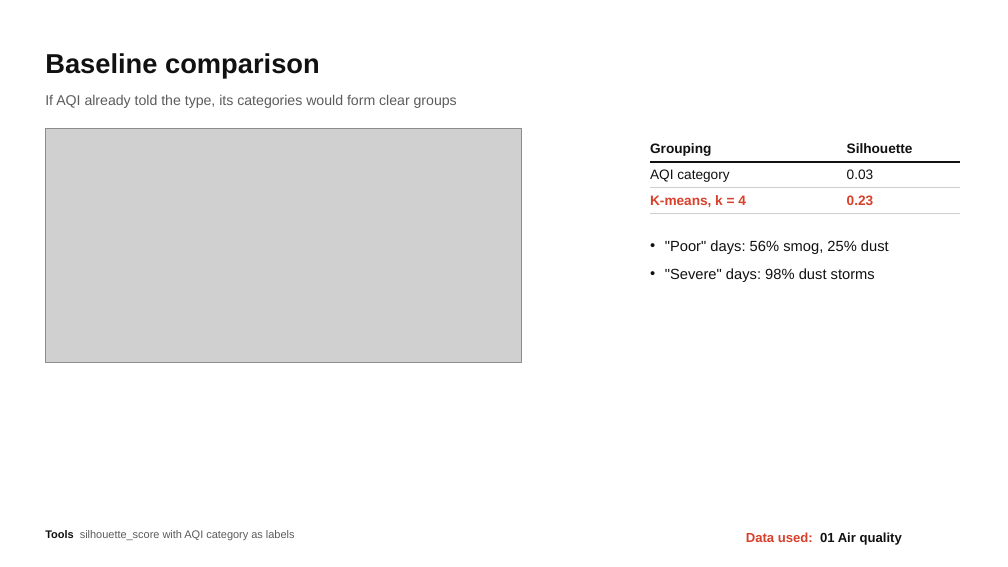
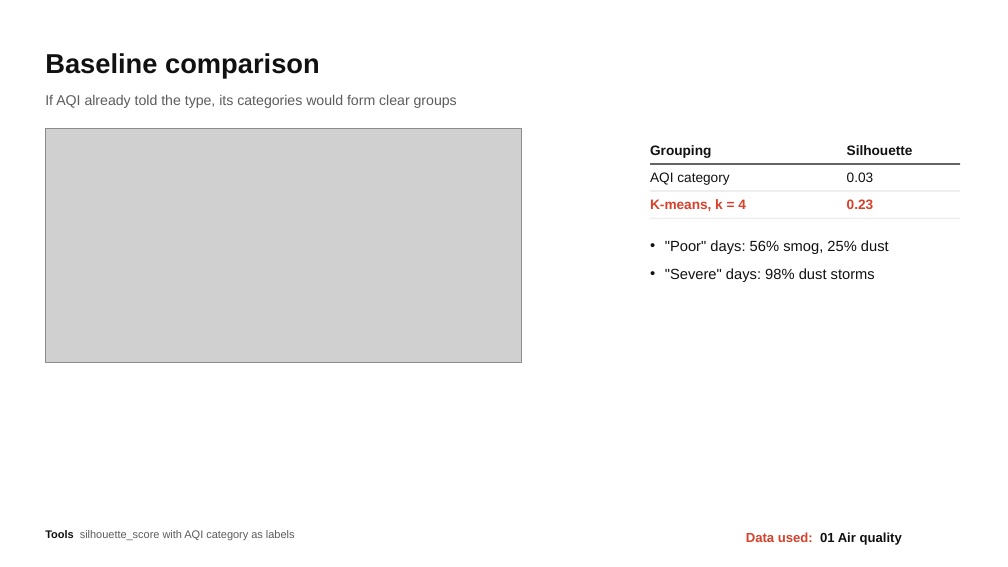
Before and after one commit to tanmayg122/india-air-pollution-tracker, a slide deck: slide 14 of presentation/Tanmay_24151020_Air_Pollution_Types.pptx. Drawn at 1008x567 pixels with LibreOffice and Linux fonts; fonts in the diff are those of the drawing; grey boxes stand for pictures. Boxes give left, top, right and bottom in pixels: in the first picture for what was removed or moved away, otherwise in the second. Text is boxed around its words. In the diff, an @@ line names an element or a change of style, - is before the commit and + after.

```diff
--- a/presentation/Tanmay_24151020_Air_Pollution_Types.pptx
+++ b/presentation/Tanmay_24151020_Air_Pollution_Types.pptx
@@ table removed at (650,136,960,212), 3 rows, 2 columns @@
-Grouping | Silhouette
-AQI category | 0.03
-K-means, k = 4 | 0.23
@@ text added at (650,145,711,158), 13 pt, text #111111, bold @@
+Grouping
@@ text added at (847,145,913,155), 13 pt, text #111111, bold @@
+Silhouette
@@ rectangle added at (650,163,960,165), fill #111111 @@
@@ text added at (650,172,729,185), 13 pt, text #111111 @@
+AQI category
@@ text added at (847,172,874,182), 13 pt, text #111111 @@
+0.03
@@ rectangle added at (650,191,960,191), fill #CFCFCF @@
@@ text added at (650,199,746,211), 13 pt, text #D7402B, bold @@
+K-means, k = 4
@@ text added at (847,199,874,209), 13 pt, text #D7402B, bold @@
+0.23
@@ rectangle added at (650,218,960,219), fill #CFCFCF @@
```
Also in this commit, not shown: 20 other slides changed, 1 other file.
